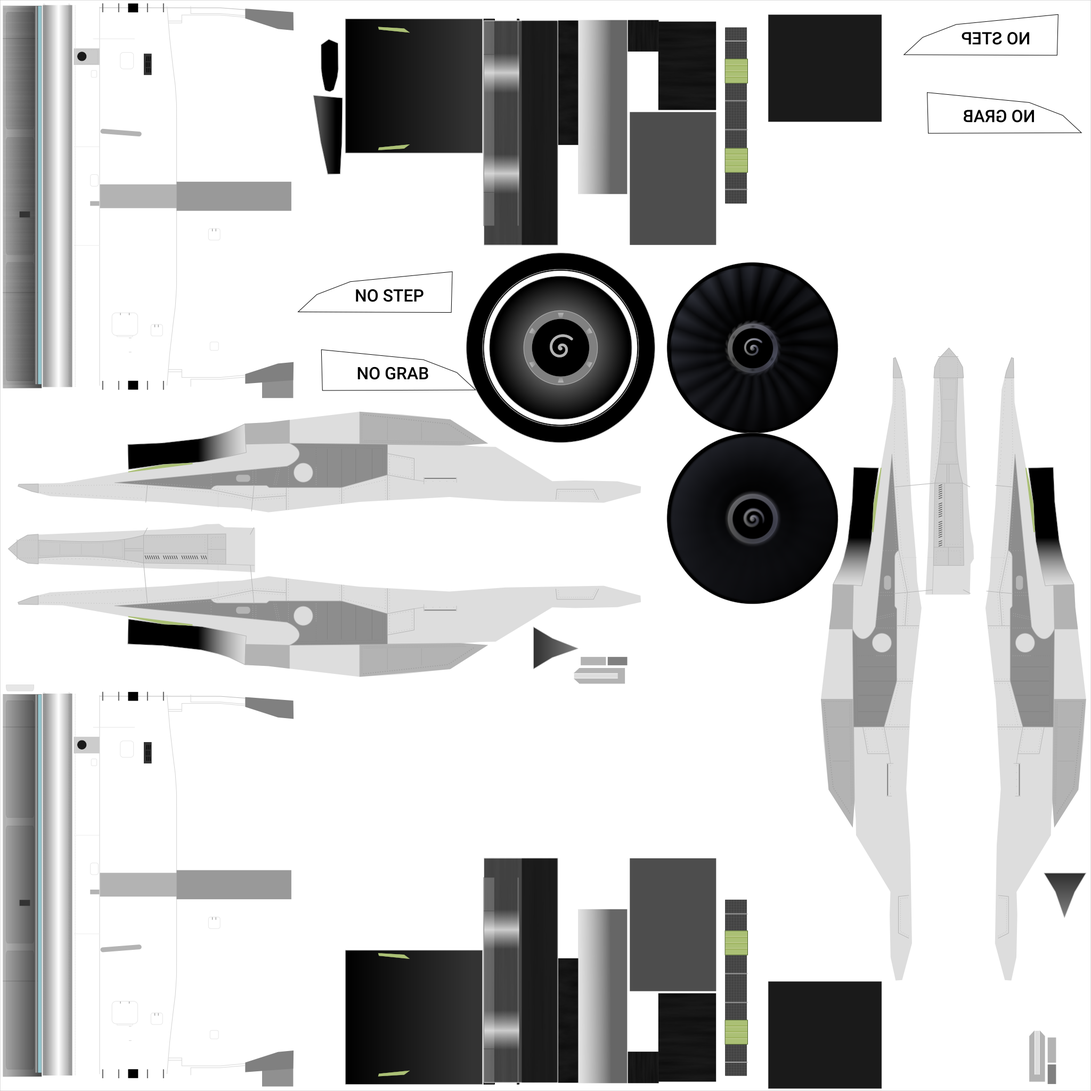
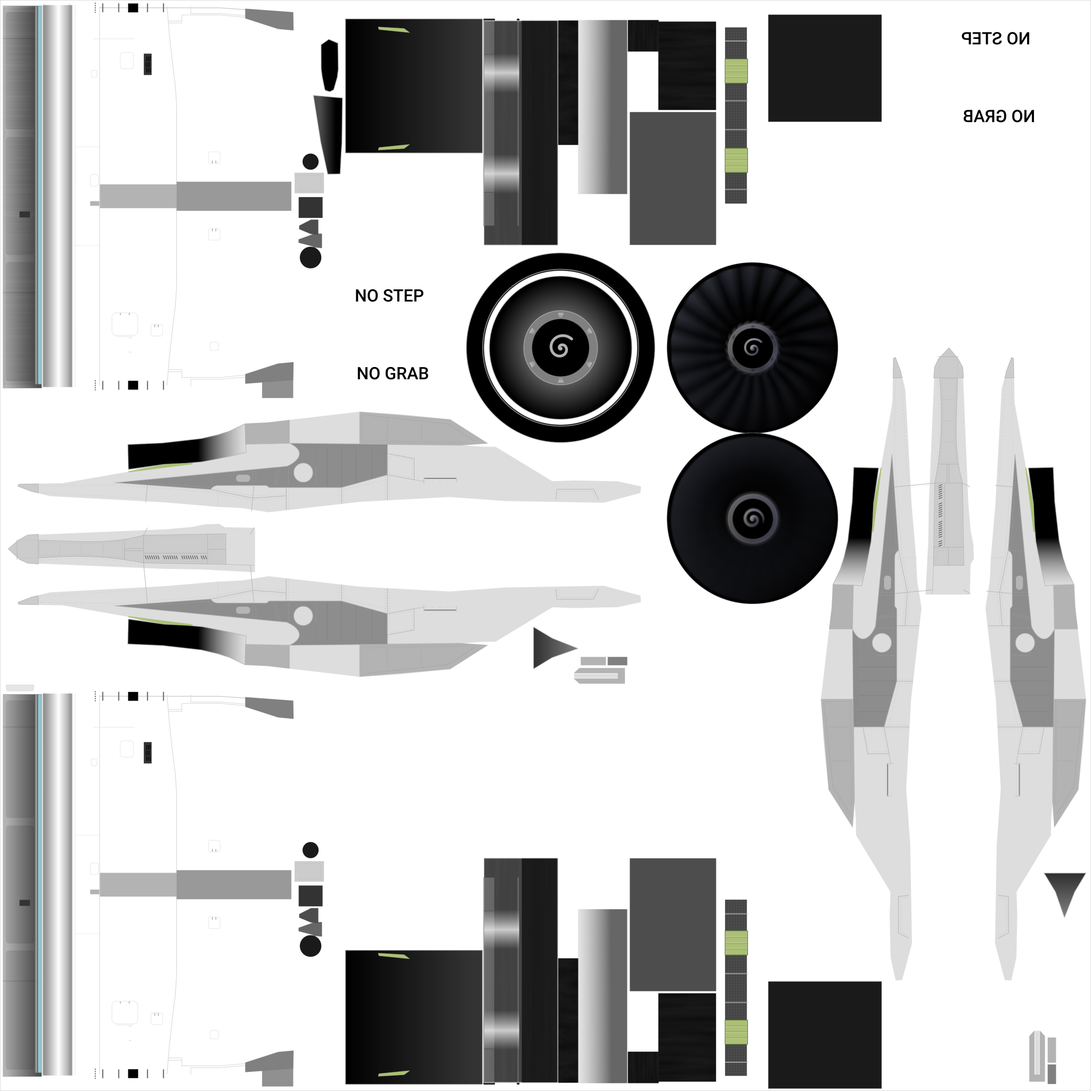
Layers edited between the first and the second 1091px x 1091px image:
painted on "Other" over [73, 2, 165, 1080]
painted on "Engine Elements" over [2, 3, 1087, 1090]
